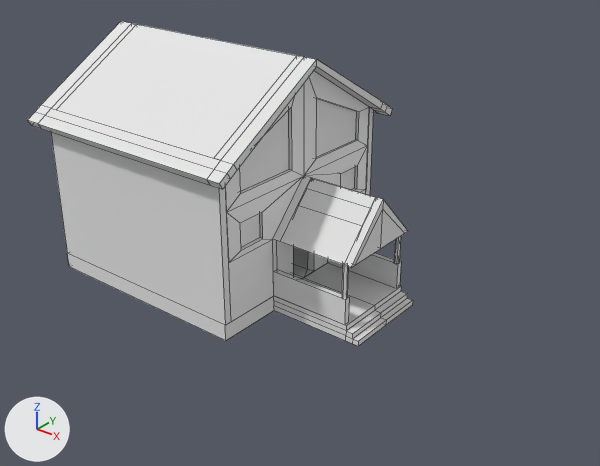
An edit to the Blender file ScorpJam/Assets/Props/House.blend, drawn before and after from the same camera.
Rendered twice from a 50 mm camera at (33.5, -33.7, 24.5) aimed at (7.2, -0.9, 4.1). Lighting does not change. The marker at lower left points along +X, +Y and +Z. Mesh edges are drawn as thin lines.

The older version as bpy lines, for what is in view:
```python
me_cube = bpy.data.meshes.new('Cube')
me_cube.from_pydata(...)  # 147 vertices, 138 faces; spans x -1.1..1.9, y -1.1..0.0, z -1.0..58.8
# faces by material slot: [129, 9]
me_cube.materials.append(mat_roof)  # its picture is missing
me_cube.materials.append(mat_house)  # its picture is missing
ob_cube = bpy.data.objects.new('Cube', me_cube)
ob_cube.location = (0.0, 0.0, 0.0)
ob_cube.scale = (6.73, 6.73, 0.235)
_m = ob_cube.modifiers.new('Mirror', 'MIRROR')
_m.use_axis = (False, True, False)
_m.use_clip = True
```
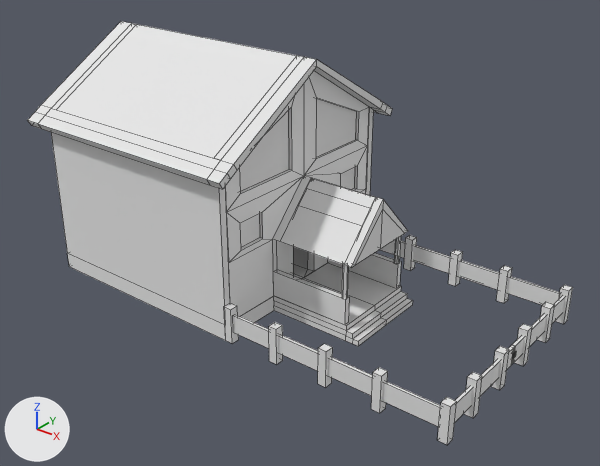
Changed parts and their boxes [x1, y1, x2, y2] in the pictures (600 x 466 px):
'Cube.001', added
    after: [224, 235, 573, 445]
    faces in mat_house (its picture is missing): [224, 235, 573, 445]

The change in detail:
Mesh me_cube_001 is new.
It has 88 vertices, 68 faces and spans x 1.0..3.01, y -1.0..0.02, z -0.99..8.02.
Faces by material slot: [10, 58].
It uses material mat_roof (its picture is missing).
It uses material mat_house (its picture is missing).
Object 'Cube.001' (ob_cube_001) is new; it shows me_cube_001.
Its location is (0.0, 0.0, 0.0).
Its scale is (6.73, 6.73, 0.235).
It gains a MIRROR modifier named 'Mirror'.
Modifier setting: use_axis = (False, True, False).
Modifier setting: use_clip = True.
